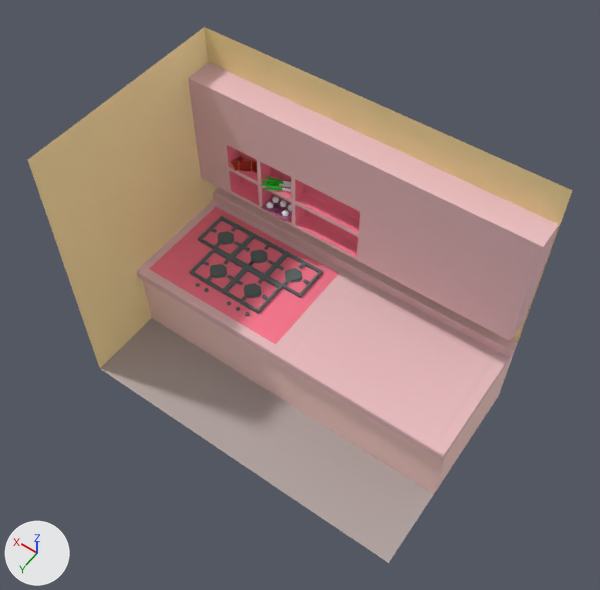
The FBX model Shu_Ramen_Shop_3D/Assets/Resources/FBX/background_smooth.fbx as it was, and as the next commit left it.
Rendered twice from a camera (50 mm lens) standing at (-22.9, 26.0, 42.1) and looking at (-6.9, 3.7, 7.0). Every picture has the same lights, and +X, +Y and +Z are marked at lower left. Where no turn or scale is listed for an object, it has been applied to the vertices. Vertices at the same position are counted once.

Names of what the first picture shows: 'BACKGROUND', 'STOVE', 'STOVE.001'.
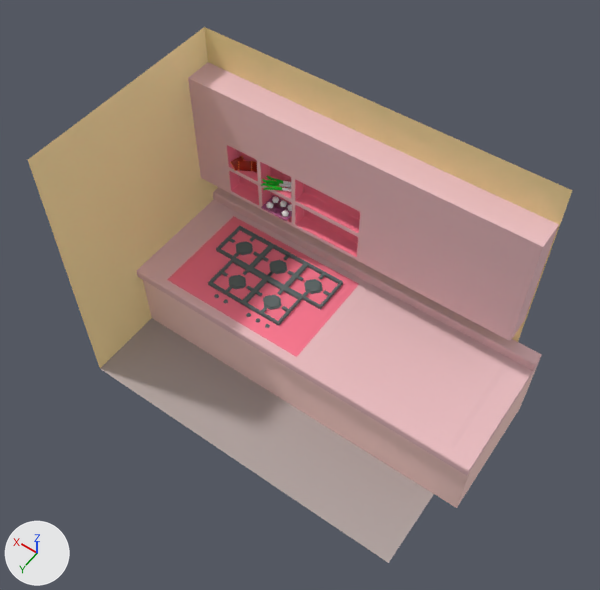
What differs and where, as boxes [x1, y1, x2, y2] in the pictures (600 x 590 px; the box of a moved part takes in the faces that stretch with it):
'STOVE', reshaped, moved (6% wider): before [137, 187, 518, 494]; after [137, 187, 542, 508]
'STOVE.001', moved: before [189, 216, 323, 316]; after [208, 226, 343, 328]
part 1 of me_큐브_005, moved or reshaped: before [291, 281, 497, 442]; after [302, 287, 509, 450]
part 2 of me_큐브_005, moved or reshaped: before [137, 187, 356, 399]; after [137, 187, 376, 411]

The change, as a list of edits to the scene's bpy script:
```text
Change me_큐브_005:
    where me_큐브_005.from_pydata(...)  # 96 vertices, 66 faces; spans x -15.1..6.2, y -3.5..4.7, z 0.0..5.8
    used by ob_stove; location = (-2.22, 0.82, -1.96)
    me_큐브_005 part 1: the loose piece of 8 vertices spanning x -14.6..-5.0, y -2.3..4.2, z 5.2 is moved by (0.7, 0.0, 0.0)
    me_큐브_005 part 2: all 20 vertices in x 6.2, y -3.5..4.7, z 0.0..5.8 are moved by (1.5, 0.0, 0.0)
Change ob_stove_001:
    ob_stove_001.location: (-1.42, 0.95, 3.36) -> (-2.88, 0.95, 3.36)
Change ob_stove:
    ob_stove.location: (-2.22, 0.82, -1.96) -> (-3.68, 0.82, -1.96)
```
